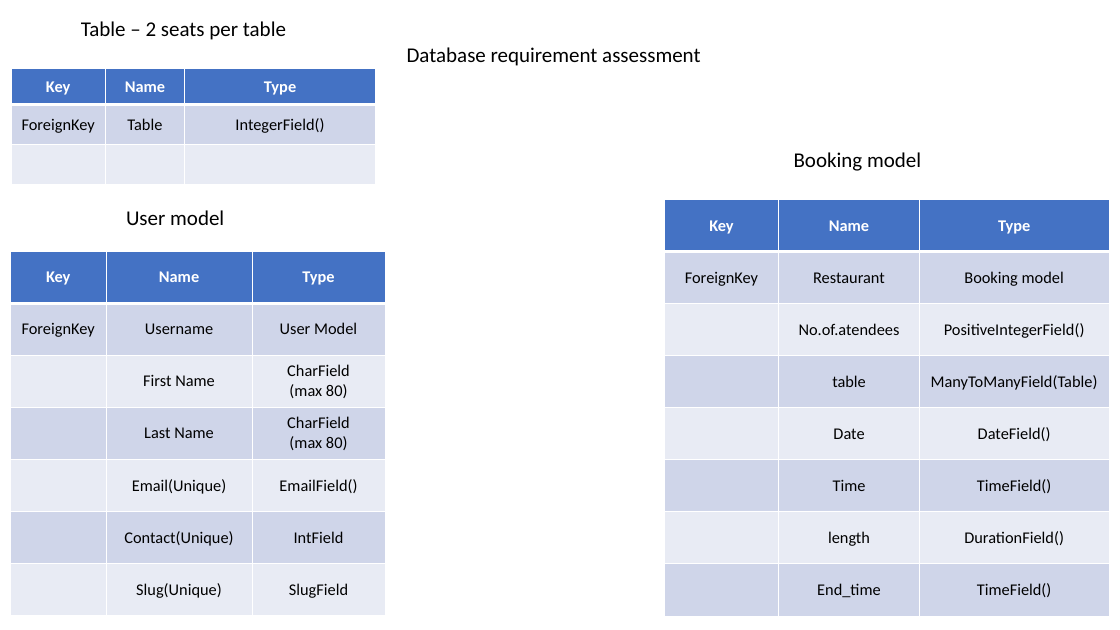
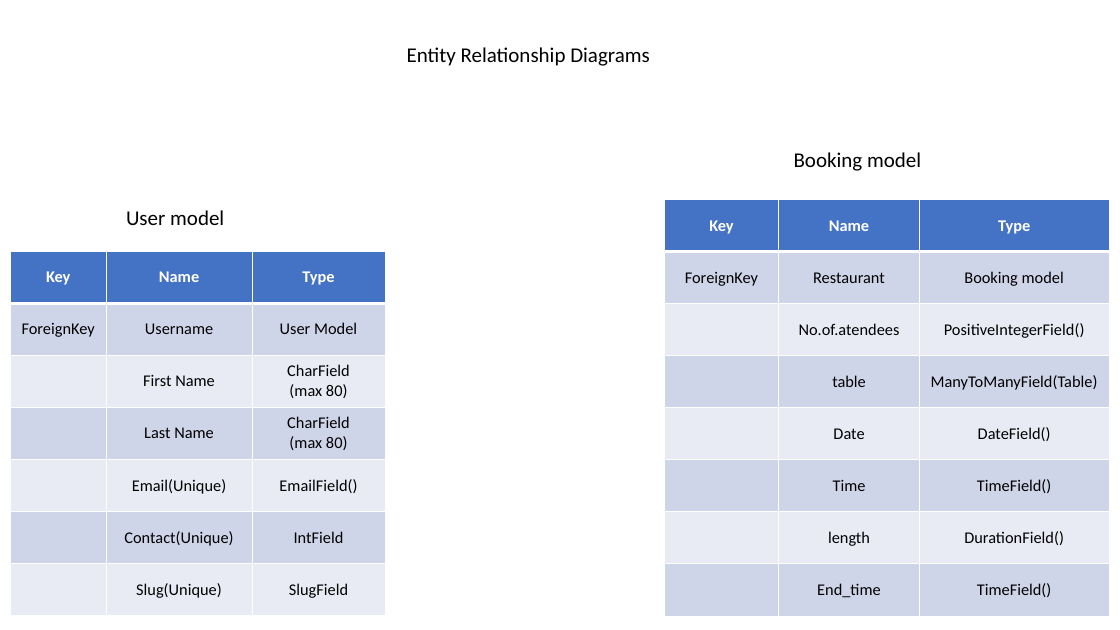
Before and after one commit to RicardoIT-Web/diners-3star-restaurant, a slide deck: slide 10 of media/agile_methodology/Diners-3Star-Restaurant_project_Scoping.pptx (slide 12 before the commit). Drawn at 1120x630 pixels with LibreOffice and Linux fonts; fonts in the diff are those of the drawing. Boxes give left, top, right and bottom in pixels: in the first picture for what was removed or moved away, otherwise in the second. Text is boxed around its words. In the diff, an @@ line names an element or a change of style, - is before the commit and + after.

```diff
--- a/media/agile_methodology/Diners-3Star-Restaurant_project_Scoping.pptx
+++ b/media/agile_methodology/Diners-3Star-Restaurant_project_Scoping.pptx
@@ text removed at box(81, 21, 286, 40) @@
-Table – 2 seats per table
@@ text at box(407, 47, 650, 66): text changed @@
-Database requirement assessment
+Entity Relationship Diagrams
@@ table removed at box(11, 69, 375, 185), 3 rows, 3 columns @@
-Key | Name | Type
-ForeignKey | Table | IntegerField()
- |  | 
```
Also in this commit, not shown: 1 other slide changed, 5 slides removed, 2 other files.
